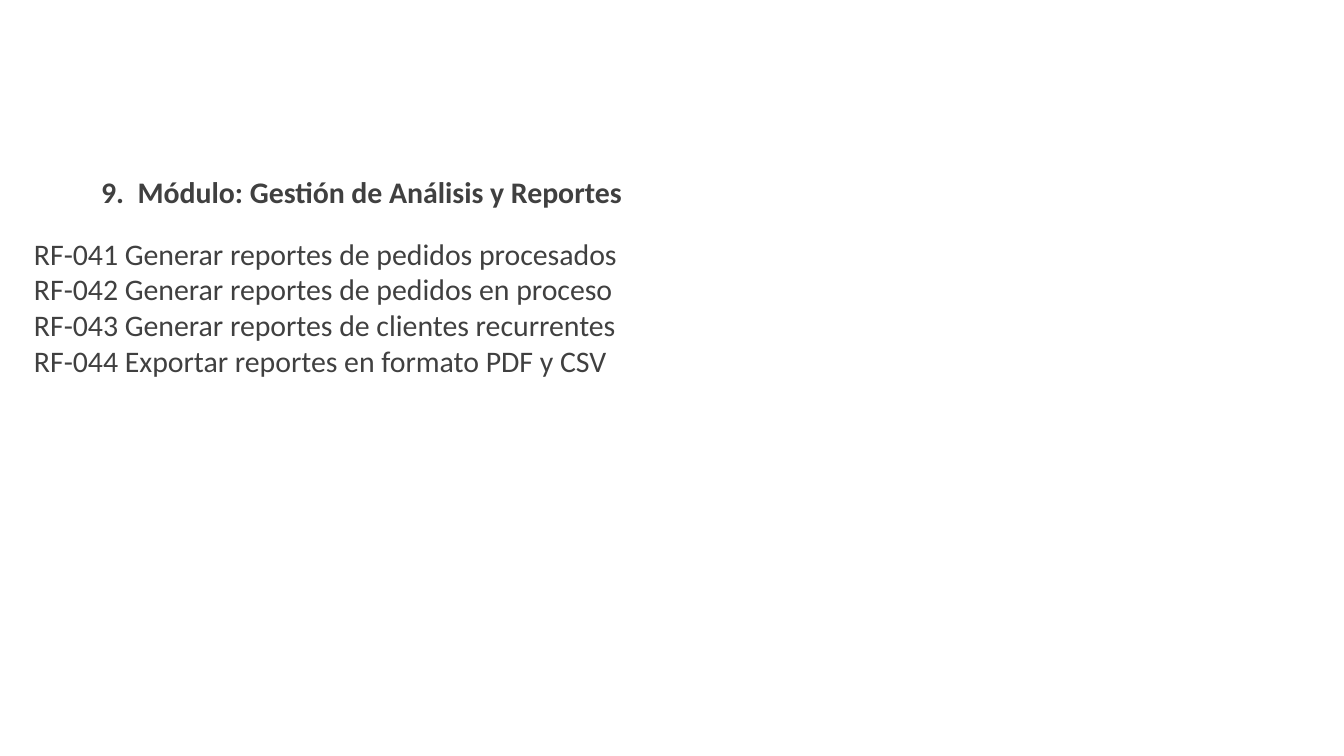
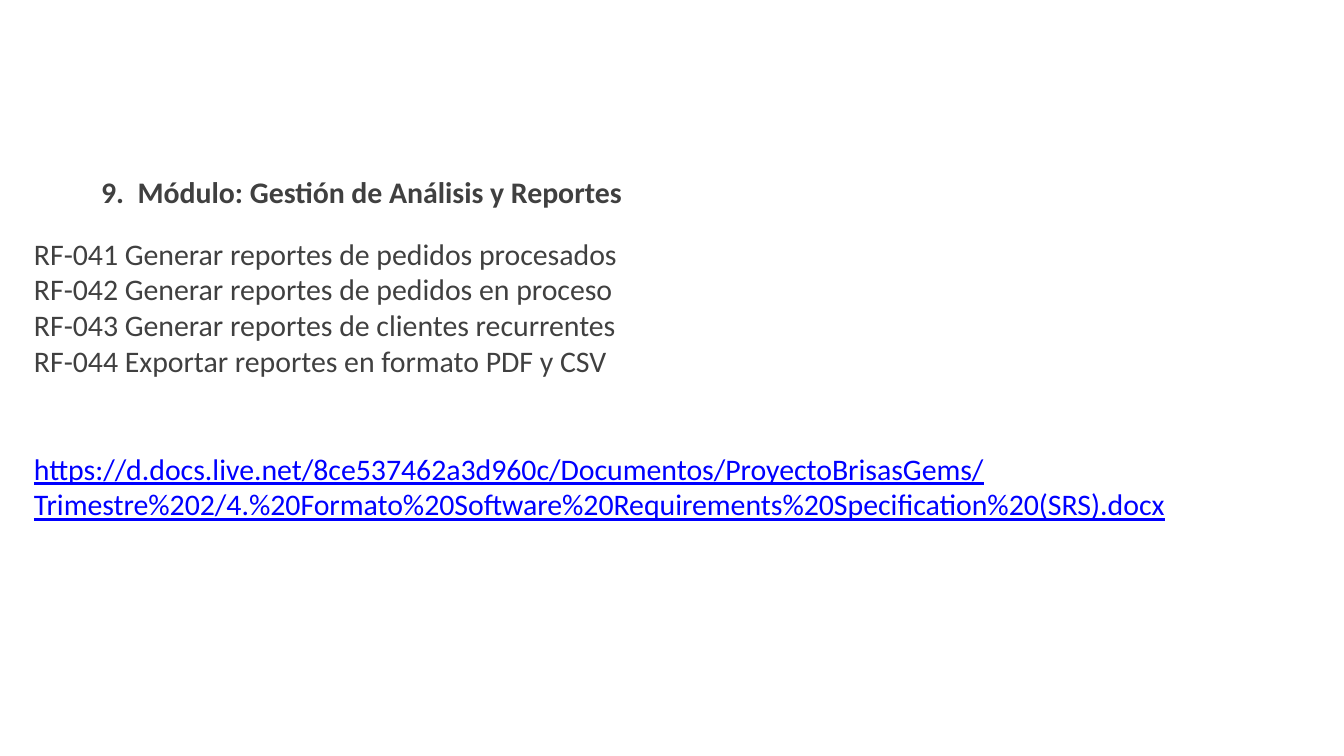
Before and after one commit to Natalia0404/ProyectoBrisasGems, a slide deck: slide 21 of Trimestre 2/1. Presentación proyecto plantilla SENA.pptx. Drawn at 1344x756 pixels with LibreOffice and Linux fonts; fonts in the diff are those of the drawing; background and template pictures are left out. Boxes give left, top, right and bottom in pixels: in the first picture for what was removed or moved away, otherwise in the second. Text is boxed around its words. In the diff, an @@ line names an element or a change of style, - is before the commit and + after.

```diff
--- a/Trimestre 2/1. Presentación proyecto plantilla SENA.pptx
+++ b/Trimestre 2/1. Presentación proyecto plantilla SENA.pptx
@@ text at box(34, 351, 1165, 521): text changed; text colour #404040 to #0000FF @@
-RF-044 Exportar reportes en formato PDF y CSV
+RF-044 Exportar reportes en formato PDF y CSV
+https://d.docs.live.net/8ce537462a3d960c/Documentos/ProyectoBrisasGems/Trimestre%202/4.%20Formato%20Software%20Requirements%20Specification%20(SRS).docx
```
Also in this commit, not shown: 6 other slides changed, 1 other file.
